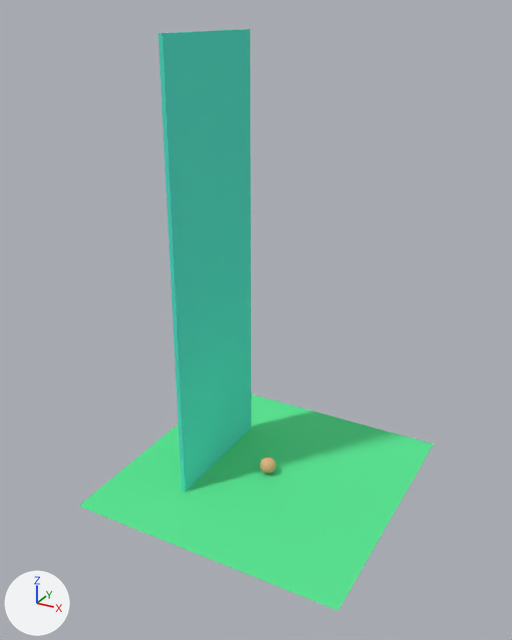
An edit to the Blender file updog.blend, drawn before and after from the same camera.
Both versions are drawn from a 50 mm camera at (33.5, -63.9, 52.0) aimed at (-0.4, -2.2, 21.2). Every picture has the same lights, and +X, +Y and +Z are marked at lower left.
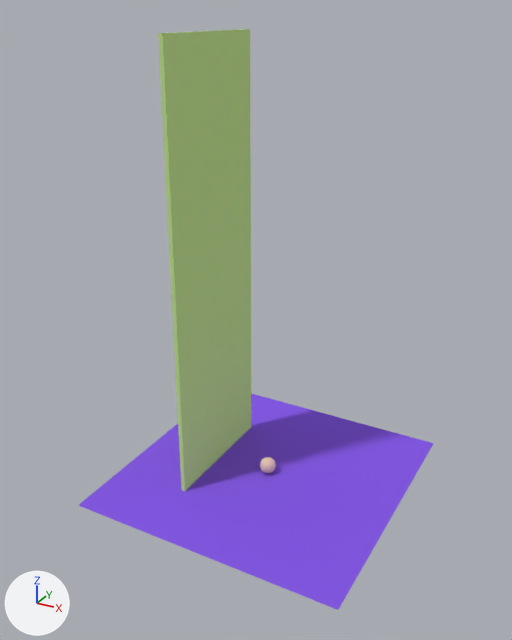
Patch to the scene script:
```diff
--- a/updog.blend.py
+++ b/updog.blend.py
@@ mat_material_006 @@
 mat_material_006 = diffuse_material('Material.006')
-mat_material_006.base_color = (0.103, 0.8, 0.627)  # cyan #5ae7cf
+mat_material_006.base_color = (0.565, 0.8, 0.294)  # green #c6e794
@@ mat_material_002 @@
 mat_material_002 = diffuse_material('Material.002')
-mat_material_002.base_color = (0.113, 0.8, 0.302)  # green #5ee795
+mat_material_002.base_color = (0.237, 0.102, 0.8)  # purple #865ae7
@@ ob_plane @@
 ob_plane = bpy.data.objects.new('Plane', me_plane)
-ob_plane.location = (0.0, 0.0, 0.0)
+ob_plane.location = (0.0, 0.0, 0.1)
 ob_plane.scale = (16.0, 16.0, 16.0)
```

Changed parts and their boxes (x1, y1, x2, y2) in the pictures (512 x 640 px):
'Plane', recoloured, moved: before (79, 394, 433, 611); after (79, 394, 434, 610)
'Cube', recoloured (cyan to green): (158, 29, 251, 492) in both
